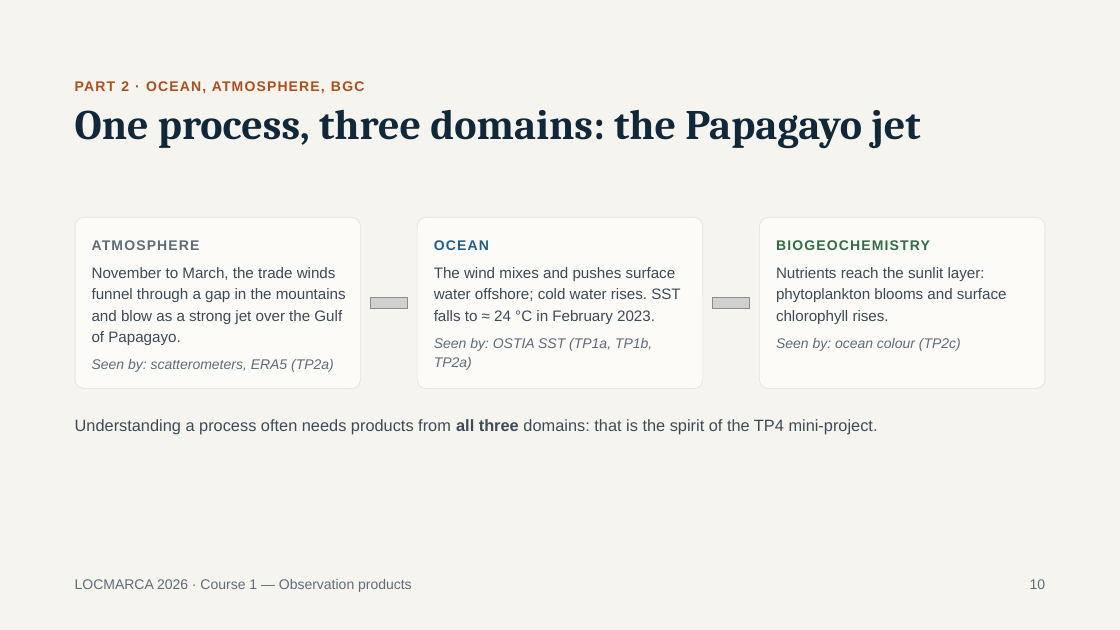
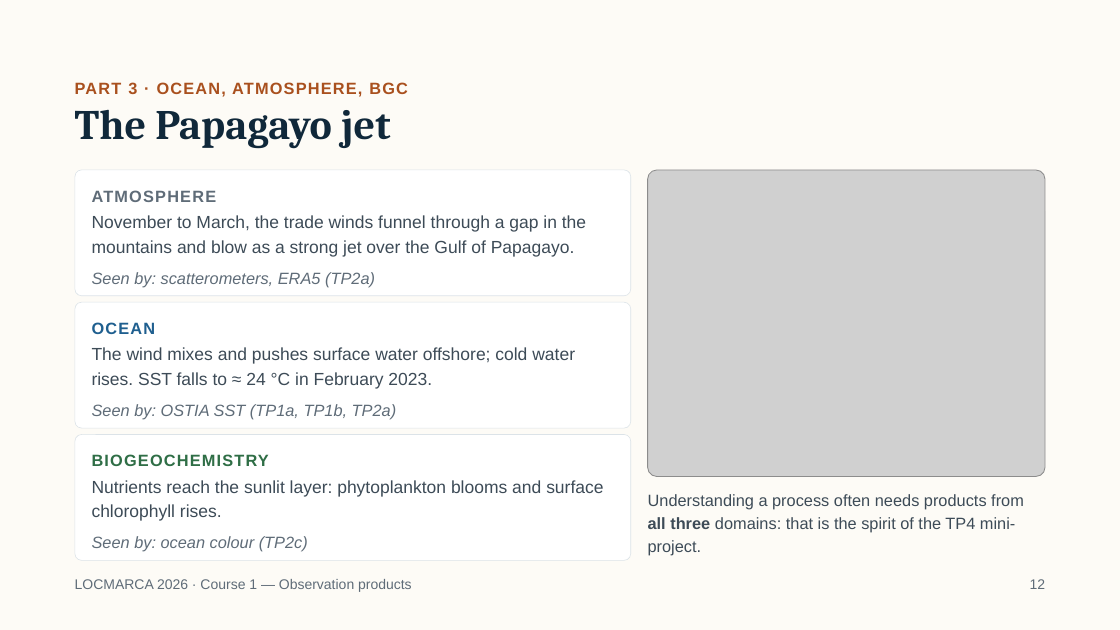
Before and after one commit to gcambon/script-locmarca, a slide deck: slide 14 of Courses/01_course_observation_products.pptx (slide 10 before the commit). Drawn at 1120x630 pixels with LibreOffice and Linux fonts; fonts in the diff are those of the drawing; grey boxes stand for pictures. Boxes give left, top, right and bottom in pixels: in the first picture for what was removed or moved away, otherwise in the second. Text is boxed around its words. In the diff, an @@ line names an element or a change of style, - is before the commit and + after.

```diff
--- a/Courses/01_course_observation_products.pptx
+++ b/Courses/01_course_observation_products.pptx
@@ background #F6F4EE to #FDFBF6 @@
@@ text at box(75, 82, 408, 97): text changed; size 12 to 14 pt @@
-PART 2 · OCEAN, ATMOSPHERE, BGC
+PART 3 · OCEAN, ATMOSPHERE, BGC
@@ title at box(75, 110, 390, 149): text changed @@
-One process, three domains: the Papagayo jet
+The Papagayo jet
@@ rounded rectangle: place and size @@
-rounded rectangle at box(75, 218, 360, 389)
+rounded rectangle at box(75, 170, 631, 296)
@@ picture added at box(648, 170, 1045, 476) @@
@@ text "ATMOSPHERE": place and size @@
-text "ATMOSPHERE" at box(92, 240, 200, 250)
+text "ATMOSPHERE" at box(92, 190, 217, 202)
@@ text "November to March, the trade ...": place and size @@
-text "November to March, the trade ..." at box(92, 267, 346, 345)
+text "November to March, the trade ..." at box(92, 215, 586, 257)
@@ text "Seen by: scatterometers, ERA5 (TP2a)": place and size @@
-text "Seen by: scatterometers, ERA5 (TP2a)" at box(92, 359, 334, 372)
+text "Seen by: scatterometers, ERA5 (TP2a)" at box(92, 272, 375, 287)
@@ picture removed at box(371, 297, 408, 309) @@
@@ picture removed at box(712, 297, 749, 309) @@
@@ rounded rectangle: place and size @@
-rounded rectangle at box(418, 218, 703, 389)
+rounded rectangle at box(75, 302, 631, 429)
@@ text "OCEAN": place and size @@
-text "OCEAN" at box(434, 240, 489, 250)
+text "OCEAN" at box(92, 322, 156, 334)
@@ text "The wind mixes and pushes ...": place and size @@
-text "The wind mixes and pushes ..." at box(434, 267, 680, 324)
+text "The wind mixes and pushes ..." at box(92, 347, 575, 389)
@@ text "Seen by: OSTIA SST (TP1a, ...": place and size @@
-text "Seen by: OSTIA SST (TP1a, ..." at box(434, 338, 652, 370)
+text "Seen by: OSTIA SST (TP1a, ..." at box(92, 404, 397, 420)
@@ fill #FCFBF8 to #FFFFFF in 3 elements at box(75, 170, 631, 296), box(75, 302, 631, 429), box(75, 434, 631, 560) @@
@@ rounded rectangle: place and size @@
-rounded rectangle at box(760, 218, 1045, 389)
+rounded rectangle at box(75, 434, 631, 560)
@@ text "BIOGEOCHEMISTRY": place and size @@
-text "BIOGEOCHEMISTRY" at box(776, 240, 930, 250)
+text "BIOGEOCHEMISTRY" at box(92, 454, 269, 466)
@@ size 13 to 15 pt; line spacing 18.2pt to 21pt in 3 elements at box(92, 215, 586, 257), box(92, 347, 575, 389), box(92, 480, 603, 521) @@
@@ text "Nutrients reach the sunlit layer: ...": place and size @@
-text "Nutrients reach the sunlit layer: ..." at box(776, 267, 1007, 324)
+text "Nutrients reach the sunlit layer: ..." at box(92, 480, 603, 521)
@@ text "Understanding a process often needs ..." rewrapped from box(75, 419, 878, 435) to box(648, 494, 1024, 555) @@
@@ size 12 to 14 pt; line spacing 16.8pt to 19.6pt in 6 elements at box(92, 190, 217, 202), box(92, 272, 375, 287), box(92, 322, 156, 334), box(92, 404, 397, 420), box(92, 454, 269, 466), box(92, 536, 308, 552) @@
@@ text "Seen by: ocean colour (TP2c)": place and size @@
-text "Seen by: ocean colour (TP2c)" at box(776, 338, 961, 351)
+text "Seen by: ocean colour (TP2c)" at box(92, 536, 308, 552)
@@ text at box(1030, 579, 1046, 589): text changed @@
-10
+12
```
Also in this commit, not shown: 19 other slides changed, 5 slides added, 1 slide removed, 3 other files.
